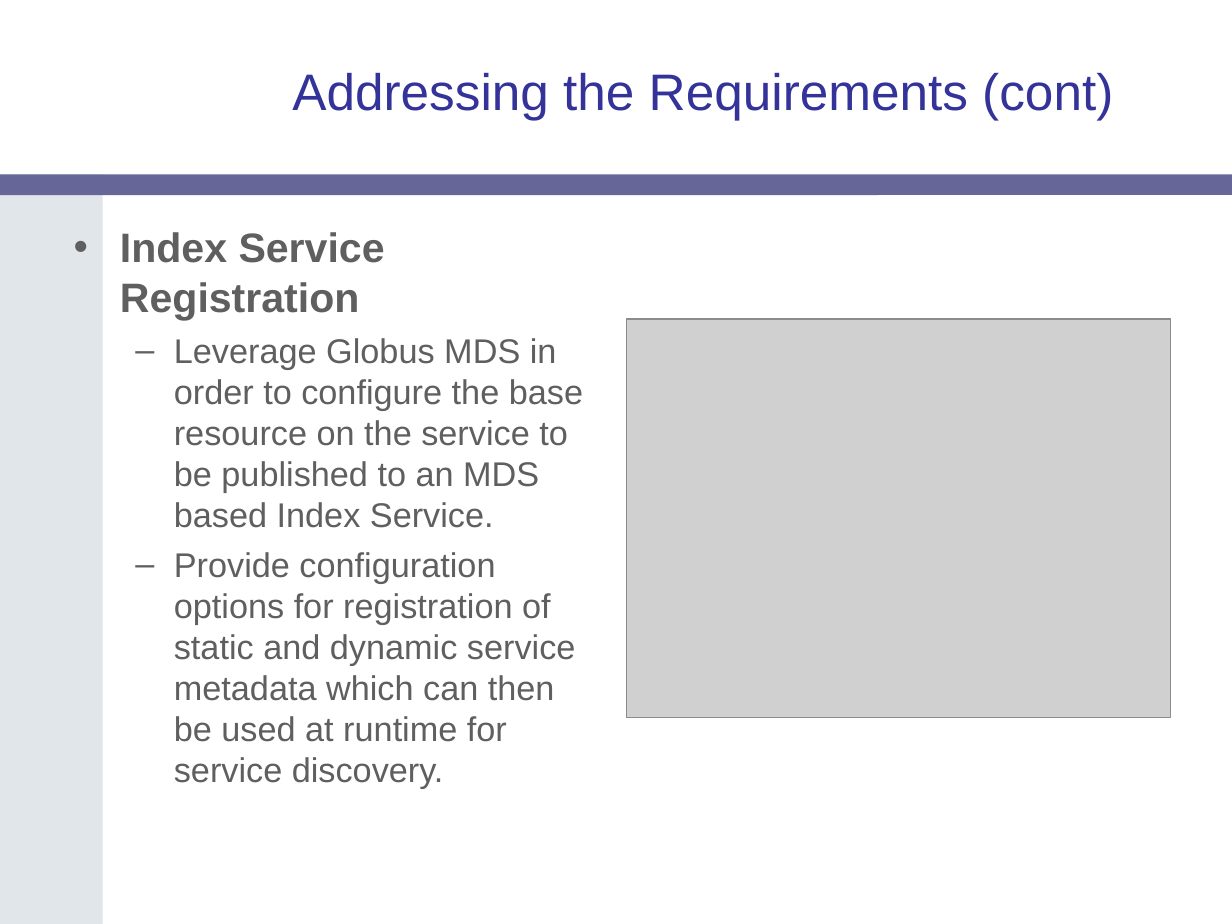
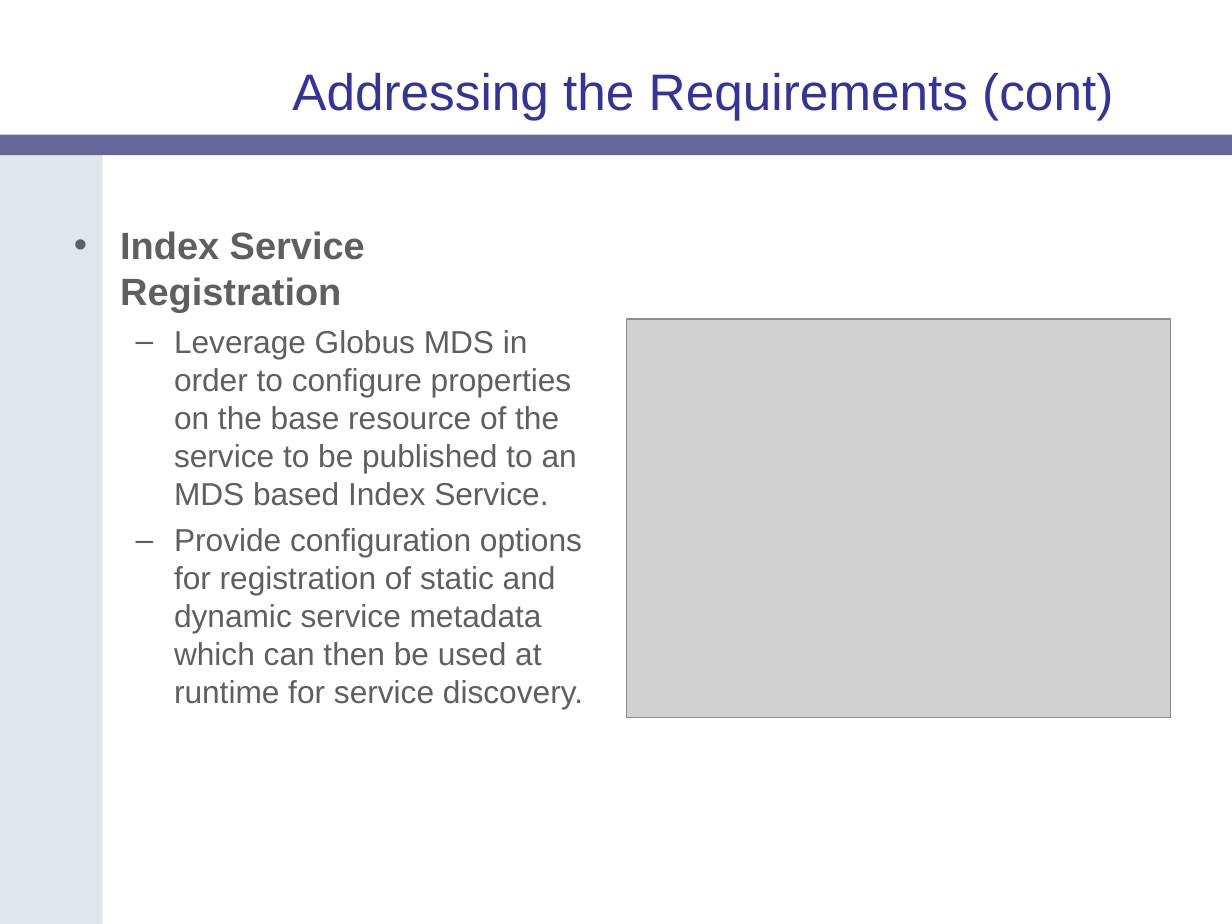
Before and after one commit to NCIP/cagrid-docs, a slide deck: slide 14 of presentations/introduce/Introduce-OGF19.ppt. Drawn at 1232x924 pixels with LibreOffice and Linux fonts; fonts in the diff are those of the drawing; grey boxes stand for pictures; background and template pictures are left out. Boxes give left, top, right and bottom in pixels: in the first picture for what was removed or moved away, otherwise in the second. Text is boxed around its words. In the diff, an @@ line names an element or a change of style, - is before the commit and + after.

```diff
--- a/presentations/introduce/Introduce-OGF19.ppt
+++ b/presentations/introduce/Introduce-OGF19.ppt
@@ rounded rectangle: place and size @@
-rounded rectangle at [0,175,1232,196]
+rounded rectangle at [0,134,1232,155]
@@ freeform shape: place and size @@
-freeform shape at [0,175,102,924]
+freeform shape at [0,154,102,924]
@@ text at [120,231,583,709]: size 24 to 22.2 pt in "Index Service Registration"; size 20 to 18.5 pt in "Provide configuration options for registration of static ..." @@
@@ text at [174,330,577,506]: text changed; size 20 to 18.5 pt @@
-  – Leverage Globus MDS in order to configure the base resource on the service to be published to an MDS based Index Service.
+  – Leverage Globus MDS in order to configure properties on the base resource of the service to be published to an MDS based Index Service.
```
Also in this commit, not shown: 20 other slides changed.
